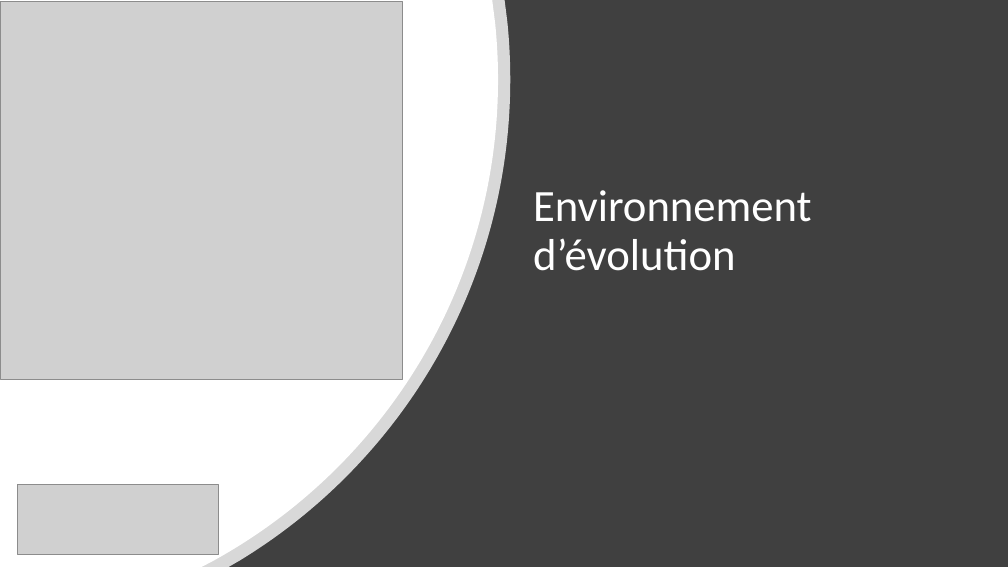
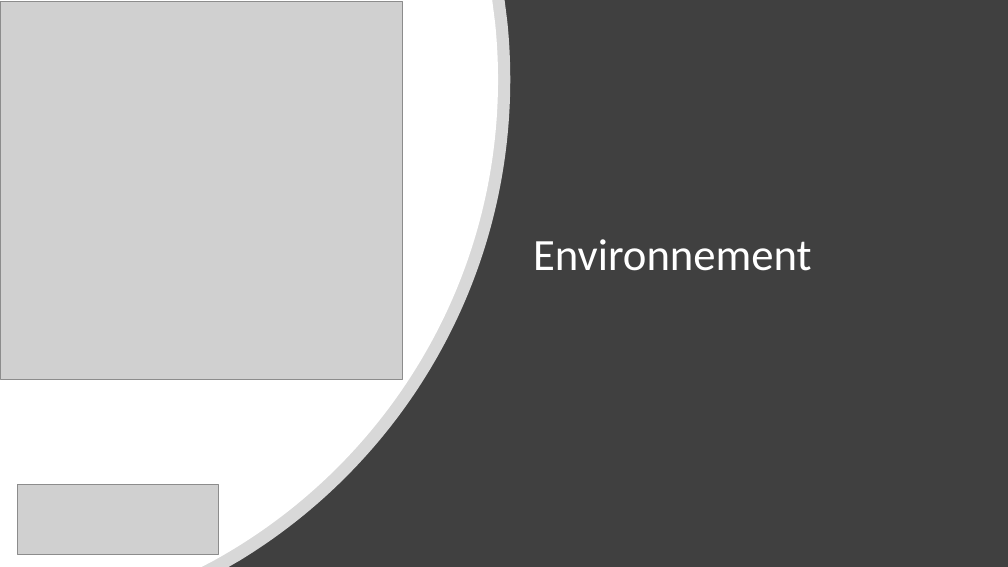
Before and after one commit to jferrier34/B4DIAPO, a slide deck: slide 9 of B4-Diaporama-julien.ferrier-Toulouse.pptx (slide 6 before the commit). Drawn at 1008x567 pixels with LibreOffice and Linux fonts; fonts in the diff are those of the drawing; grey boxes stand for pictures. Boxes give left, top, right and bottom in pixels: in the first picture for what was removed or moved away, otherwise in the second. Text is boxed around its words. In the diff, an @@ line names an element or a change of style, - is before the commit and + after.

```diff
--- a/B4-Diaporama-julien.ferrier-Toulouse.pptx
+++ b/B4-Diaporama-julien.ferrier-Toulouse.pptx
@@ text at (x1=533, y1=239, x2=812, y2=271): text changed @@
-Environnement d’évolution
+Environnement
```
Also in this commit, not shown: 8 other slides changed, 11 slides added, 1 slide removed.
